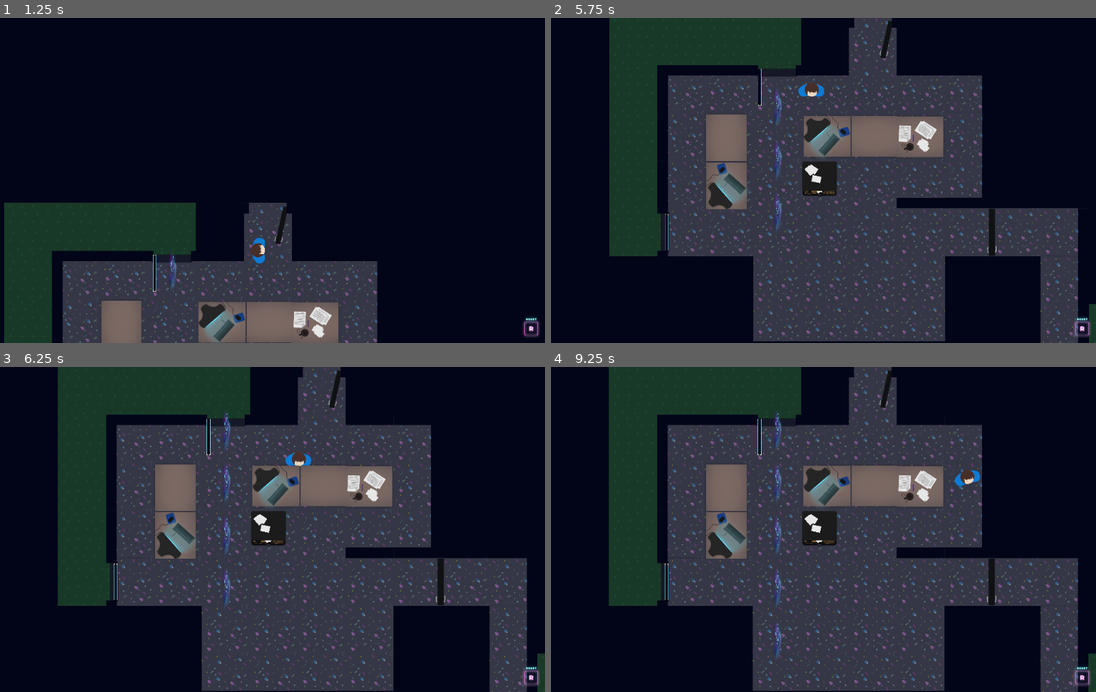
Above: before the commit, frames 1-4 (two rows, left to right).
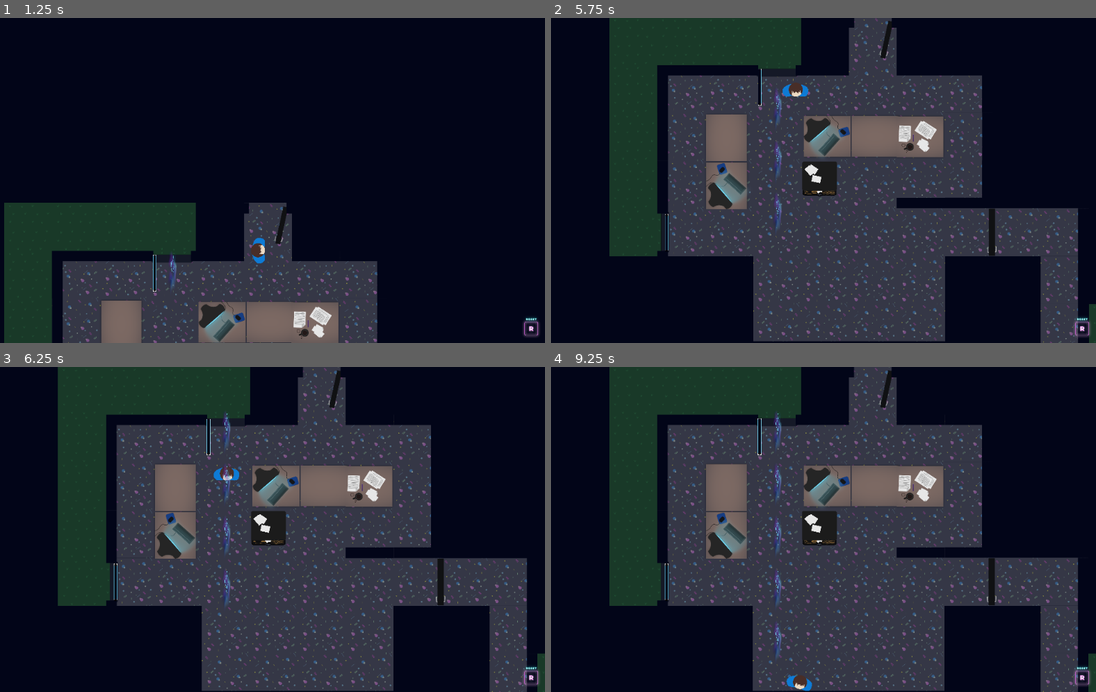
Above: after the commit, the same moments.

Repository: BarelyFinishedGames/es-zieht
Game: Godot game, scene res://level1.tscn
Same seed, same stepped clock (60 frames per second), same inputs: the game is played once before the commit and once after it. This scene is started directly instead of the project's main scene.
Inputs (mouse positions are in pixels of both pictures, inside the frame that each line leads up to):
- Up to frame 1 (1.25 s): click (528, 326) at 0.5 s
- Up to frame 2 (5.75 s): tap Enter at 1.25 s; hold D (move_right) 1.28-2.03 s; hold Space (push) 1.28-2.03 s; tap R (restart) at 2 s; hold S (move_down) 2.03-2.78 s; tap Space (push) at 2.1, 3.6, 5.1 s; hold D (move_right) 2.78-3.53 s; hold Space (push) 2.78-3.53 s; hold W (move_up) 3.53-4.28 s; hold Space (push) 4.28-5.03 s; hold A (move_left) from 4.28 s (still down)
- Up to frame 3 (6.25 s): release A (move_left) at 5.78 s; hold S (move_down) from 5.78 s (still down); hold Space (push) from 5.78 s (still down)
- Up to frame 4 (9.25 s): release S (move_down) at 6.53 s; release Space (push) at 6.53 s; hold D (move_right) 6.53-7.28 s; tap Space (push) at 6.6, 8.1 s; hold W (move_up) 7.28-8.03 s; hold Space (push) 7.28-8.03 s; hold D (move_right) 8.03-8.78 s; hold S (move_down) from 8.78 s (still down); hold Space (push) from 8.78 s (still down)

Frame 1 is identical in both runs. In frame 2, 0.3% of the frame differs, in the area x 42-51%, y 19-25%; in frame 3, 0.3%; in frame 4, 0.5%, in the area x 10-90%, y 0-100%.

Commit message:
fix jumping boxes in level1
the parent node of level1 was not at (0,0) so reparenting the boxes was
bugged.

important diff is level1.tscn, others are automatic changes by godot and
i'm too afraid to revert them

Diff:
--- a/level.tscn
+++ b/level.tscn
@@ -1,11 +1,10 @@
-[gd_scene load_steps=7 format=2]
+[gd_scene load_steps=6 format=2]
 
 [ext_resource path="res://player/player.tscn" type="PackedScene" id=1]
 [ext_resource path="res://stream/stream.tscn" type="PackedScene" id=2]
 [ext_resource path="res://box/box.tscn" type="PackedScene" id=3]
 [ext_resource path="res://window/window.tscn" type="PackedScene" id=4]
 [ext_resource path="res://level_transition/level_transition.tscn" type="PackedScene" id=5]
-[ext_resource path="res://tutorial.tscn" type="PackedScene" id=6]
 
 [node name="Node2D" type="Node2D"]
 
@@ -32,7 +31,6 @@
 [node name="LevelTransition" parent="." instance=ExtResource( 5 )]
 position = Vector2( 9.44476, 541.814 )
 scale = Vector2( 2.5, 2.5 )
-scene = ExtResource( 6 )
 
 [node name="Label" type="Label" parent="LevelTransition"]
 margin_left = 0.0272276
--- a/level1.tscn
+++ b/level1.tscn
@@ -37,7 +37,6 @@
 extents = Vector2( 40, 100 )
 
 [node name="Node2D" type="Node2D"]
-position = Vector2( 384, 488 )
 script = ExtResource( 17 )
 
 [node name="LevelTransition" type="Node2D" parent="."]
Not shown: 2 places in tutorial.tscn that only renumber resources
